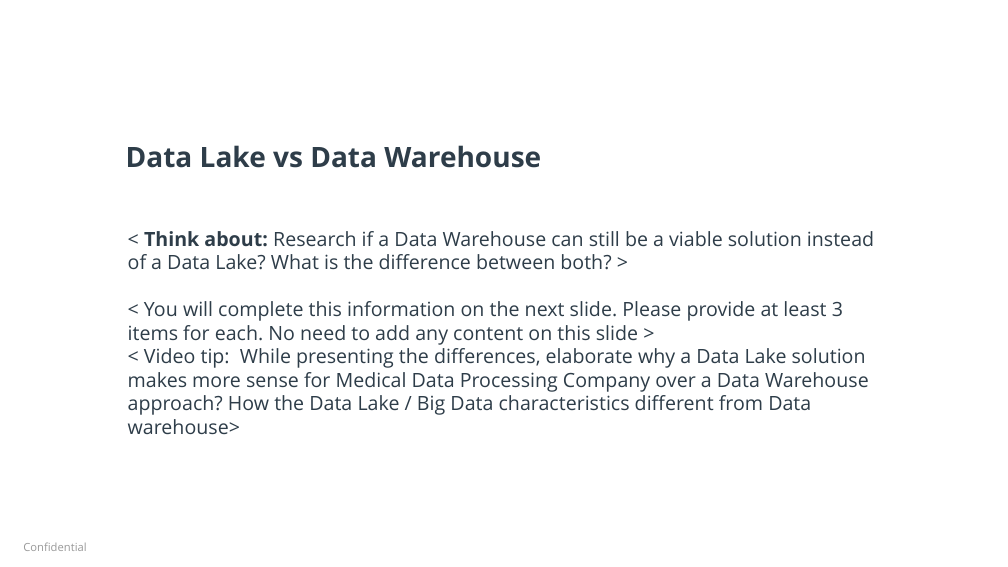
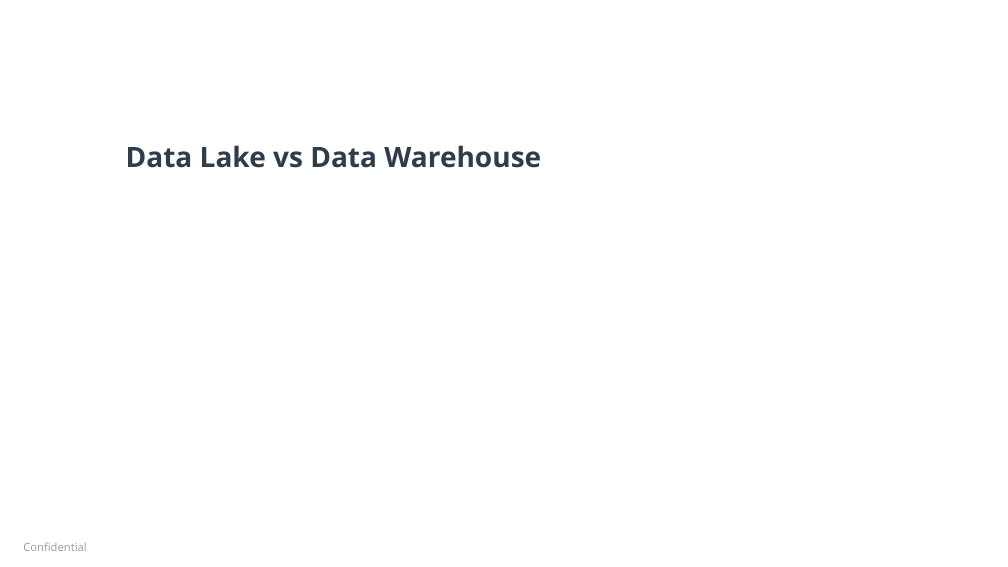
Before and after one commit to hereiamken/Udacity-Data-Architect, a slide deck: slide 5 of enterprise-data-lake-system/DataLakeSolutionArchitectureDiagram.pptx. Drawn at 1008x567 pixels with LibreOffice and Linux fonts; fonts in the diff are those of the drawing; background and template pictures are left out. Boxes give left, top, right and bottom in pixels: in the first picture for what was removed or moved away, otherwise in the second. Text is boxed around its words. In the diff, an @@ line names an element or a change of style, - is before the commit and + after.

Commit message:
add slide

```diff
--- a/enterprise-data-lake-system/DataLakeSolutionArchitectureDiagram.pptx
+++ b/enterprise-data-lake-system/DataLakeSolutionArchitectureDiagram.pptx
@@ text removed at [128,231,874,434] @@
-< Think about: Research if a Data Warehouse can still be a viable solution instead of a Data Lake? What is the difference between both? >
-< You will complete this information on the next slide. Please provide at least 3 items for each. No need to add any content on this slide >
-< Video tip: While presenting the differences, elaborate why a Data Lake solution makes more sense for Medical Data Processing Company over a Data Warehouse approach? How the Data Lake / Big Data characteristics different from Data warehouse>
```
Also in this commit, not shown: 2 other slides changed, 1 other file.
